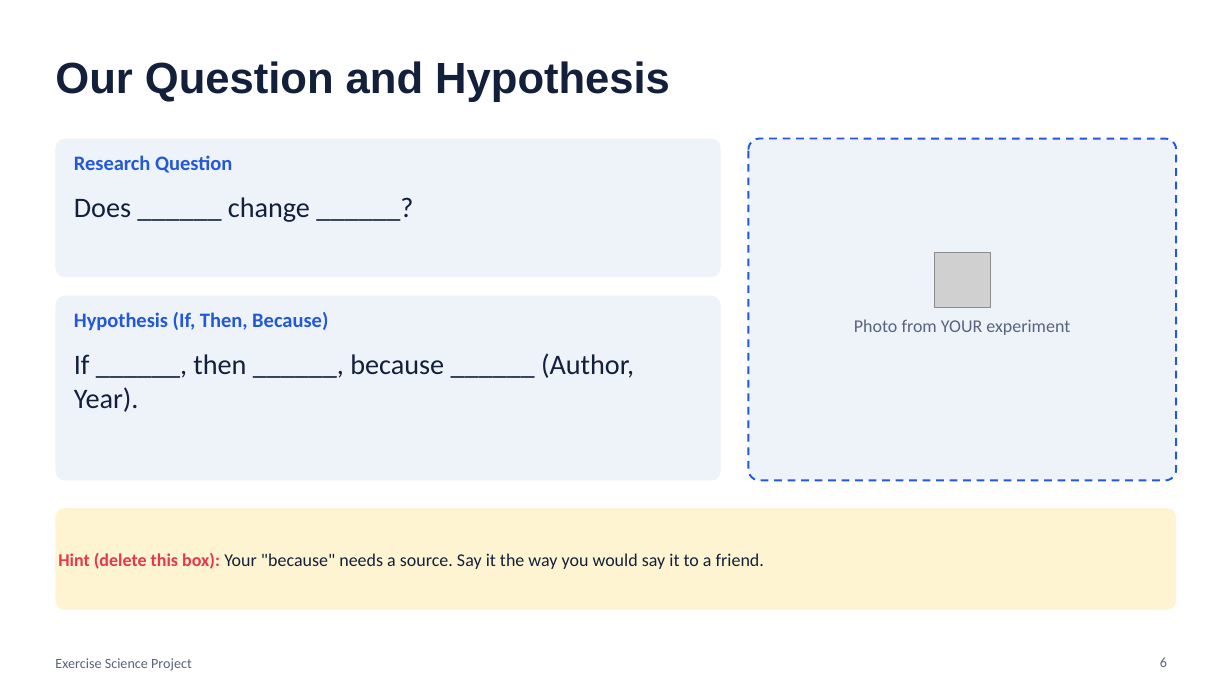
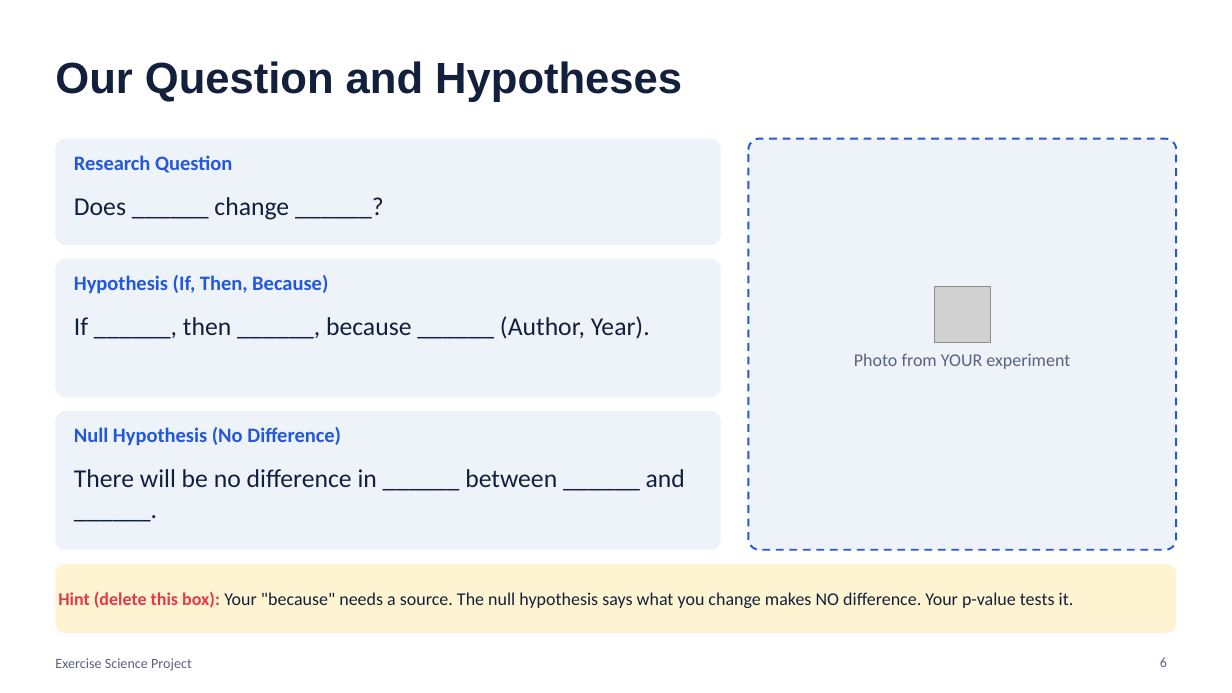
Before and after one commit to rward-prog/tri-1-7thgrade-project, a slide deck: slide 6 of files/Final_Presentation_Slides_Template.pptx. Drawn at 1232x693 pixels with LibreOffice and Linux fonts; fonts in the diff are those of the drawing; grey boxes stand for pictures. Boxes give left, top, right and bottom in pixels: in the first picture for what was removed or moved away, otherwise in the second. Text is boxed around its words. In the diff, an @@ line names an element or a change of style, - is before the commit and + after.

```diff
--- a/files/Final_Presentation_Slides_Template.pptx
+++ b/files/Final_Presentation_Slides_Template.pptx
@@ title at (x1=55, y1=61, x2=682, y2=102): text changed @@
-Our Question and Hypothesis
+Our Question and Hypotheses
@@ rounded rectangle resized from (x1=55, y1=139, x2=721, y2=277) to (x1=55, y1=139, x2=721, y2=245) @@
@@ rounded rectangle resized from (x1=749, y1=139, x2=1177, y2=481) to (x1=749, y1=139, x2=1177, y2=550) @@
@@ text "Does ______ change ______?" at (x1=74, y1=197, x2=289, y2=220): size 22 to 20 pt @@
@@ rounded rectangle resized from (x1=55, y1=296, x2=721, y2=481) to (x1=55, y1=259, x2=721, y2=397) @@
@@ text "Hypothesis (If, Then, Because)" moved from (x1=74, y1=312, x2=328, y2=331) to (x1=74, y1=275, x2=328, y2=294) @@
@@ picture moved from (x1=935, y1=252, x2=991, y2=308) to (x1=935, y1=287, x2=991, y2=342) @@
@@ text "If ______, then ______, because ..." at (x1=74, y1=316, x2=650, y2=339): size 22 to 20 pt @@
@@ text "If ______, then ______, because ..." moved from (x1=74, y1=353, x2=634, y2=412) to (x1=74, y1=316, x2=650, y2=339) @@
@@ text "Photo from YOUR experiment" moved from (x1=854, y1=319, x2=1070, y2=335) to (x1=854, y1=353, x2=1070, y2=369) @@
@@ rounded rectangle added at (x1=55, y1=411, x2=721, y2=550), fill #EEF3FA @@
@@ text added at (x1=74, y1=427, x2=341, y2=446), 16 pt, text #2358D8, bold @@
+Null Hypothesis (No Difference)
@@ text added at (x1=74, y1=469, x2=685, y2=487), 20 pt, text #13203B @@
+There will be no difference in ______ between ______ and ______.
@@ proportions changed in 4 elements at (x1=55, y1=139, x2=721, y2=245), (x1=55, y1=259, x2=721, y2=397), (x1=749, y1=139, x2=1177, y2=550), (x1=55, y1=564, x2=1177, y2=633) @@
@@ rounded rectangle "Hint (delete this box): Your ..." resized from (x1=55, y1=508, x2=1177, y2=610) to (x1=55, y1=564, x2=1177, y2=633) @@
@@ text in rounded rectangle at (x1=58, y1=592, x2=1074, y2=608): text changed @@
-Hint (delete this box): Your "because" needs a source. Say it the way you would say it to a friend.
+Hint (delete this box): Your "because" needs a source. The null hypothesis says what you change makes NO difference. Your p-value tests it.
```
Also in this commit, not shown: 4 other slides changed, 27 other files.
